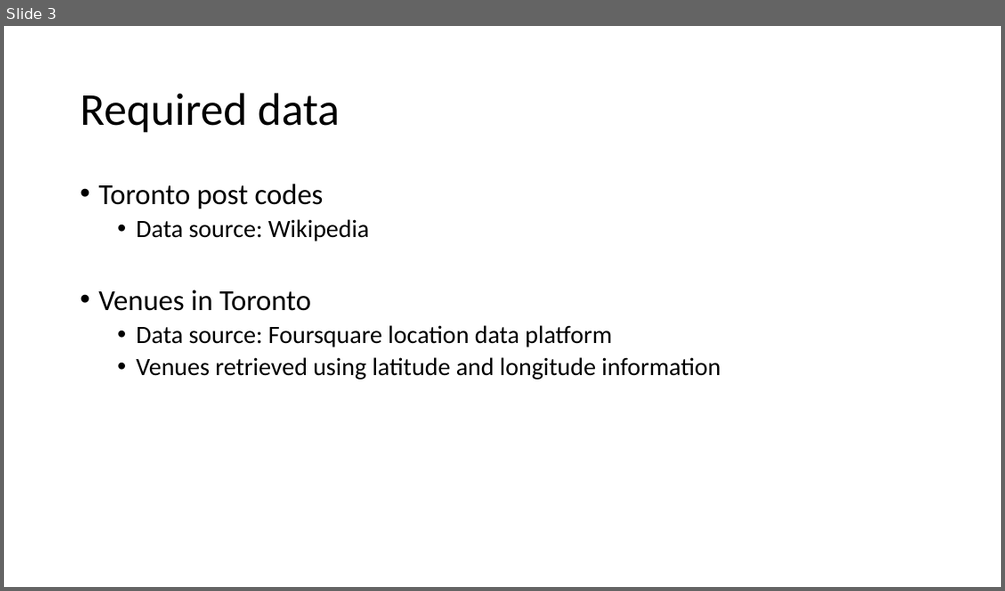
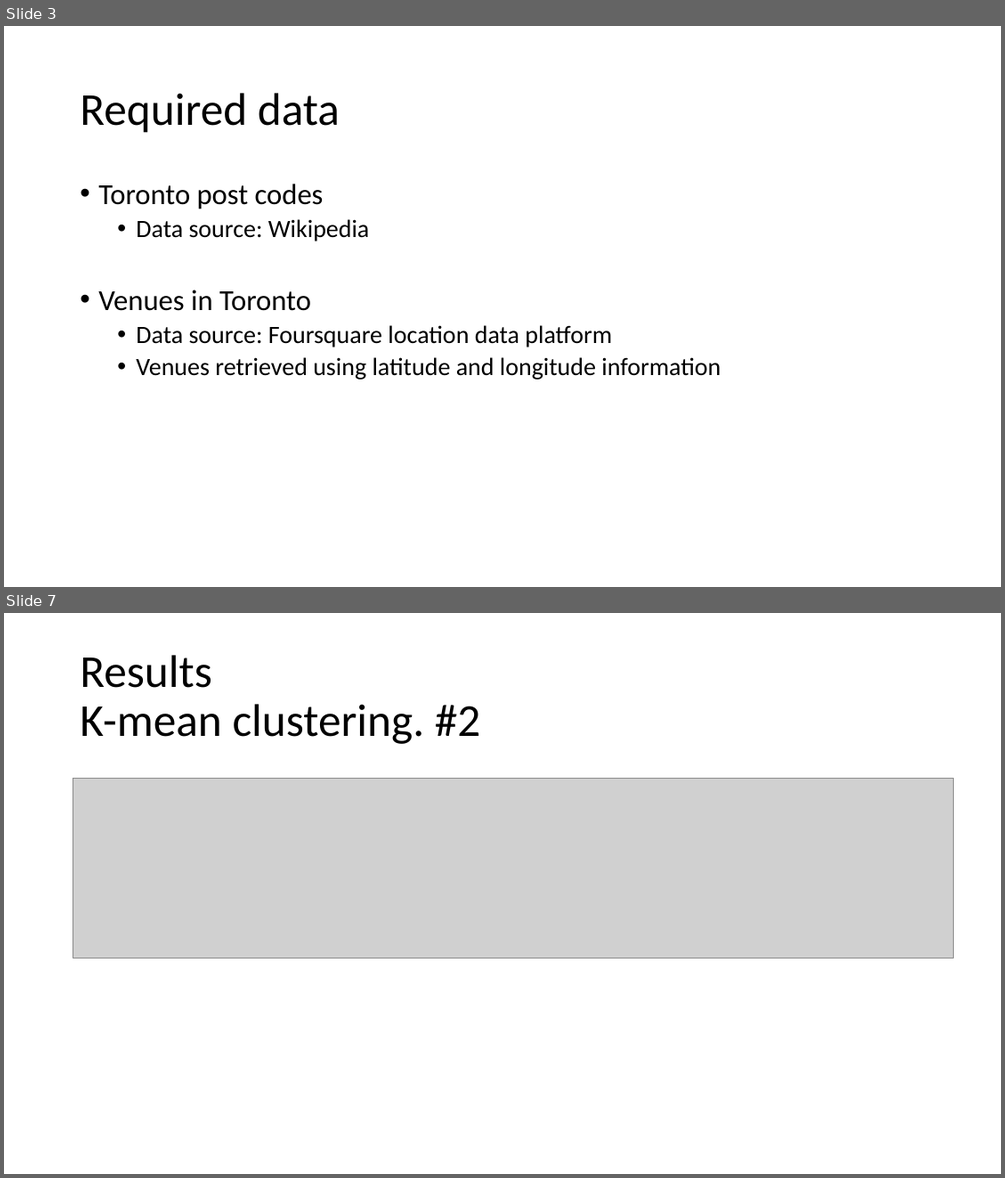
Before and after one commit to yshaikhygali/Coursera_Capstone, a slide deck: Capstone_Project_Presentation.pptx. Shown one above the other, each under a label of ours: slide 3 before the commit, slides 3 and 7 after it; the slides between them are not shown. The pictures are 1005x591 and 1005x1178 pixels, drawn with LibreOffice and Linux fonts; fonts in the diff are those of the drawing; grey boxes stand for pictures. Boxes give left, top, right and bottom in pixels: in the first picture for what was removed or moved away, otherwise in the second. Text is boxed around its words. In the diff, an @@ line names an element or a change of style, - is before the commit and + after.

```diff
--- a/Capstone_Project_Presentation.pptx
+++ b/Capstone_Project_Presentation.pptx
@@ slide 7 added at box(4, 613, 1001, 1174), background #FFFFFF @@
@@ title added at box(80, 655, 481, 744), 44 pt, text #000000 @@
+Results
+K-mean clustering. #2
@@ picture added at box(73, 778, 954, 957) @@
```
Also in this commit, not shown: 3 slides changed, 4 other slides added, 1 slide removed.
